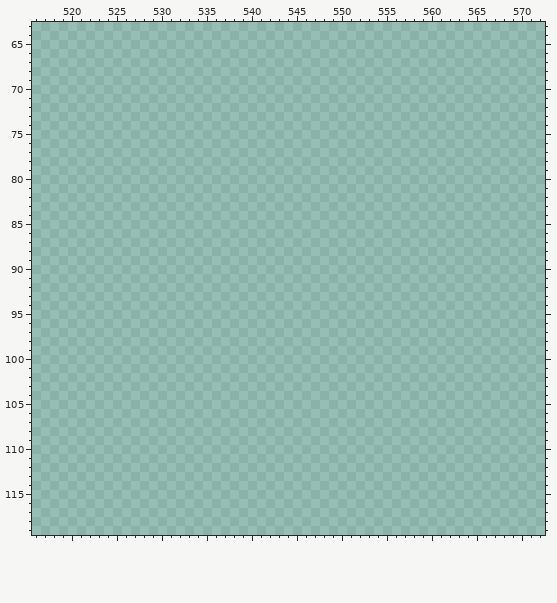
One commit to this pixel-art file: Assets/Sprites/Aseprite Files/NPC-hair-heads-torsos-legs.aseprite. This is how it looked before the edit.
640x256 pixels, 1 frame. Shown: x 516..572, y 63..119. The commit also changed other parts of the picture, which this record leaves out.
Palette (. is transparent): 
Pixels before (only the part around the change), first column x 516:
 63 .........................................................
 64 .........................................................
 65 .........................................................
 66 .........................................................
 67 .........................................................
 68 .........................................................
 69 .........................................................
 70 .........................................................
 71 .........................................................
 72 .........................................................
 73 .........................................................
 74 .........................................................
 75 .........................................................
 76 .........................................................
 77 .........................................................
 78 .........................................................
 79 .........................................................
 80 .........................................................
 81 .........................................................
 82 .........................................................
 83 .........................................................
 84 .........................................................
 85 .........................................................
 86 .........................................................
 87 .........................................................
 88 .........................................................
 89 .........................................................
 90 .........................................................
 91 .........................................................
 92 .........................................................
 93 .........................................................
 94 .........................................................
 95 .........................................................
 96 .........................................................
 97 .........................................................
 98 .........................................................
 99 .........................................................
100 .........................................................
101 .........................................................
102 .........................................................
103 .........................................................
104 .........................................................
105 .........................................................
106 .........................................................
107 .........................................................
108 .........................................................
109 .........................................................
110 .........................................................
111 .........................................................
112 .........................................................
113 .........................................................
114 .........................................................
115 .........................................................
116 .........................................................
117 .........................................................
118 .........................................................
119 .........................................................
And afterwards:
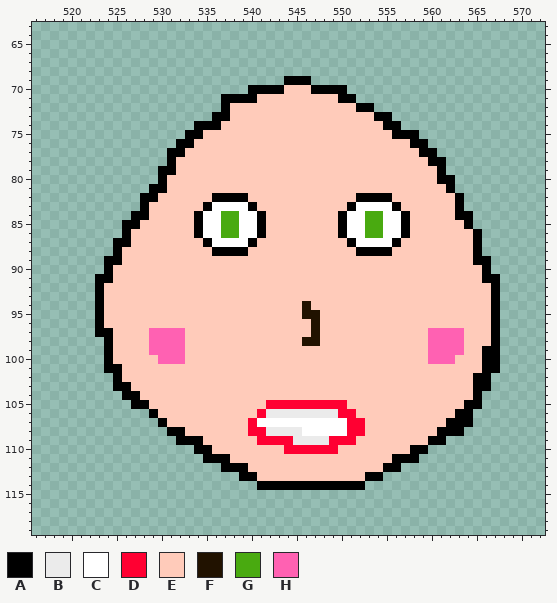
Colours new in this view: A #000000  B #ebebeb  C #ffffff  D #ff0032  E #ffcbba  F #211200  G #49aa10  H #ff61b2
The edit:
Changed rows in their new state; - is an unchanged pixel.
first column x 523:
 69 ---------------------AAA---------------------
 70 -----------------AAAAEEEAAAA-----------------
 71 --------------AAAAEEEEEEEEEAA----------------
 72 --------------AEEEEEEEEEEEEEEAA--------------
 73 -------------AAEEEEEEEEEEEEEEEEAA------------
 74 -----------AAAEEEEEEEEEEEEEEEEEEAA-----------
 75 ----------AAEEEEEEEEEEEEEEEEEEEEEAAA---------
 76 ---------AAEEEEEEEEEEEEEEEEEEEEEEEEAA--------
 77 --------AAEEEEEEEEEEEEEEEEEEEEEEEEEEAA-------
 78 --------AEEEEEEEEEEEEEEEEEEEEEEEEEEEEAA------
 79 -------AAEEEEEEEEEEEEEEEEEEEEEEEEEEEEEA------
 80 -------AEEEEEEEEEEEEEEEEEEEEEEEEEEEEEEAA-----
 81 ------AAEEEEEEEEEEEEEEEEEEEEEEEEEEEEEEEA-----
 82 -----AAEEEEEEAAAAEEEEEEEEEEEEAAAAEEEEEEEA----
 83 -----AEEEEEEACCCCAEEEEEEEEEEACCCCAEEEEEEA----
 84 ----AAEEEEEACCGGCCAEEEEEEEEACCGGCCAEEEEEAA---
 85 ---AAEEEEEEACCGGCCAEEEEEEEEACCGGCCAEEEEEEA---
 86 ---AEEEEEEEACCGGCCAEEEEEEEEACCGGCCAEEEEEEEA--
 87 --AAEEEEEEEEACCCCAEEEEEEEEEEACCCCAEEEEEEEEA--
 88 --AEEEEEEEEEEAAAAEEEEEEEEEEEEAAAAEEEEEEEEEA--
 89 -AAEEEEEEEEEEEEEEEEEEEEEEEEEEEEEEEEEEEEEEEAA-
 90 -AEEEEEEEEEEEEEEEEEEEEEEEEEEEEEEEEEEEEEEEEEA-
 91 AAEEEEEEEEEEEEEEEEEEEEEEEEEEEEEEEEEEEEEEEEEAA
 92 AEEEEEEEEEEEEEEEEEEEEEEEEEEEEEEEEEEEEEEEEEEEA
 93 AEEEEEEEEEEEEEEEEEEEEEEEEEEEEEEEEEEEEEEEEEEEA
 94 AEEEEEEEEEEEEEEEEEEEEEEFEEEEEEEEEEEEEEEEEEEEA
 95 AEEEEEEEEEEEEEEEEEEEEEEFFEEEEEEEEEEEEEEEEEEEA
 96 AEEEEEEEEEEEEEEEEEEEEEEEFEEEEEEEEEEEEEEEEEEEA
 97 AAEEEEHHHHEEEEEEEEEEEEEEFEEEEEEEEEEEEHHHHEEEA
 98 -AEEEEHHHHEEEEEEEEEEEEEFFEEEEEEEEEEEEHHHHEEEA
 99 -AEEEEHHHHEEEEEEEEEEEEEEEEEEEEEEEEEEEHHHHEEAA
100 -AEEEEEHHHEEEEEEEEEEEEEEEEEEEEEEEEEEEHHHEEEAA
101 -AAEEEEEEEEEEEEEEEEEEEEEEEEEEEEEEEEEEEEEEEEAA
102 --AEEEEEEEEEEEEEEEEEEEEEEEEEEEEEEEEEEEEEEEAA-
103 --AAEEEEEEEEEEEEEEEEEEEEEEEEEEEEEEEEEEEEEEAA-
104 ---AAEEEEEEEEEEEEEEEEEEEEEEEEEEEEEEEEEEEEEA--
105 ----AAEEEEEEEEEEEEEDDDDDDDDDEEEEEEEEEEEEEAA--
106 ------AEEEEEEEEEEEDBBBBBBBBDDEEEEEEEEEEEAA---
107 -------AEEEEEEEEEDCCCCCCCCCCDDEEEEEEEEEAAA---
108 --------AAEEEEEEEDDBBBBCCCCCDDEEEEEEEEAAA----
109 ---------AAAEEEEEEDDDDBBBBDDDEEEEEEEEAA------
110 -----------AAEEEEEEEEDDDDDDEEEEEEEEAA--------
111 ------------AAAEEEEEEEEEEEEEEEEEEAAA---------
112 --------------AAAEEEEEEEEEEEEEEEAA-----------
113 ----------------AAEEEEEEEEEEEEAA-------------
114 ------------------AAAAAAAAAAAA---------------
Pixel boxes of the changes (left, top, right, bottom) in both pictures:
added: (95, 76, 500, 490)
